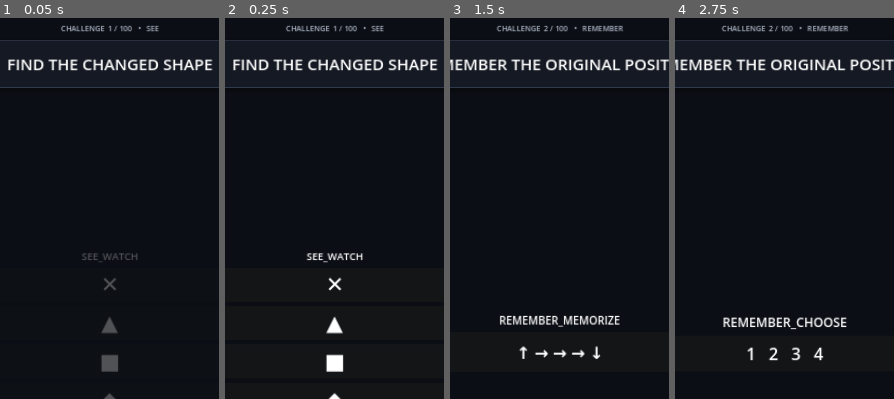
Above: before the commit, frames 1-4 (left to right).
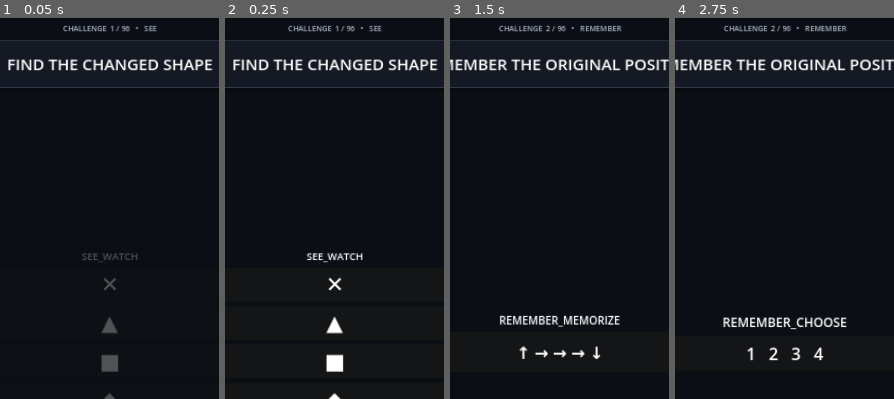
Above: after the commit, the same moments.

Repository: lukeniukrostyslav/rulebreak8
Game: Godot game, scene res://main.tscn
Two runs of this game, one before a commit and one after it. Both use one fixed random seed, a clock stepped at 60 frames per second and the inputs below.
Inputs:
- Up to frame 1 (0.05 s): no input
- Up to frame 2 (0.25 s): no input
- Up to frame 3 (1.5 s): click "A" at 0.5 s; tap Enter at 1.25 s
- Up to frame 4 (2.75 s): tap Space at 2 s
The pictures show only the part of the screen within x 24-74%, y 4-54%; the shares and areas given below are measured in that part.

The runs differ from the first frame. In frame 1, 0.4% of the frame differs, in the area x 27-73%, y 2-4%; in frame 2, 0.4%; in frame 3, 0.6%, in the area x 21-79%, y 2-4%; in frame 4, 0.6%.

Commit message:
fix: align TRICK catalog answers with documented rules

Diff:
--- a/scripts/core/challenge_manager.gd
+++ b/scripts/core/challenge_manager.gd
@@ -1,4 +1,3 @@
-class_name ChallengeManager
 extends RefCounted
 
 var index: int = 0
@@ -17,11 +16,7 @@
     {"id":"speed_change","rule_key":"RULE_SPEED","choices":["A","B","C","D"],"correct":2,"kind_key":"KIND_SEE"},
     {"id":"order_memory","rule_key":"RULE_ORDER","choices":["1-2-3","2-1-3","3-2-1","1-3-2"],"correct":0,"kind_key":"KIND_REMEMBER"},
     {"id":"only_x","rule_key":"RULE_X","choices":["X","O","△","□"],"correct":0,"kind_key":"KIND_REACT"},
-    {"id":"no_repeat","rule_key":"RULE_NO_REPEAT","choices":["LEFT","RIGHT","UP","NONE"],"correct":1,"kind_key":"KIND_SWITCH"},
-    {"id":"dont_press","rule_key":"RULE_DONT_PRESS","choices":["PRESS_IT","WAIT","LEAVE","PRESS_TWICE"],"correct":1,"kind_key":"KIND_TRICK"},
-    {"id":"mirrored","rule_key":"RULE_MIRROR","choices":["A","B","C","D"],"correct":3,"kind_key":"KIND_SEE"},
-    {"id":"vanishing_rule","rule_key":"RULE_VANISH","choices":["TAP_A","TAP_B","TAP_C","TAP_D"],"correct":2,"kind_key":"KIND_REMEMBER"},
-    {"id":"instruction_change","rule_key":"RULE_INSTRUCTION","choices":["FOLLOW_NEW","FOLLOW_OLD","IGNORE_BOTH","TAP_ALL"],"correct":0,"kind_key":"KIND_SWITCH"},
+    {"id":"dont_press","rule_key":"RULE_DONT_PRESS","choices":["PRESS","WAIT","IGNORE","TAP"],"correct":1,"kind_key":"KIND_TRICK"},
     {"id":"obvious_wrong","rule_key":"RULE_OBVIOUS","choices":["OBVIOUS","SECOND","THIRD","FOURTH"],"correct":1,"kind_key":"KIND_TRICK"},
     {"id":"mixed","rule_key":"RULE_MIX","choices":["FIRST","SECOND","THIRD","FOURTH"],"correct":2,"kind_key":"KIND_MIX"}
 ]
@@ -94,7 +89,7 @@
         ["SWITCH", "switch_final", "Apply the final rule.", 2],
         ["TRICK", "trick_smallest", "The largest option is wrong; choose the smallest.", 0],
         ["TRICK", "trick_second", "The obvious first answer is wrong.", 1],
-        ["TRICK", "trick_hidden", "The hidden exception is correct.", 1],
+        ["TRICK", "trick_hidden", "The hidden exception is correct.", 2],
         ["TRICK", "trick_word", "Trust the word, not its color.", 0],
         ["TRICK", "trick_color", "Trust the color, not the word.", 1],
         ["TRICK", "trick_reverse", "Choose the opposite of the obvious answer.", 1],
@@ -118,67 +113,77 @@
         var challenge_id: String = str(spec[1])
         var description: String = str(spec[2])
         var correct: int = int(spec[3])
-        challenges.append({
-            "id": challenge_id,
-            "rule_key": "RULE_" + challenge_id.to_upper(),
-            "description": description,
-            "choices": _build_extended_choices(family, challenge_id, correct),
-            "correct": correct,
-            "kind_key": "KIND_" + family,
-        })
-
-func _build_extended_choices(family: String, challenge_id: String, correct: int) -> Array:
+        var kind_key: String = "KIND_" + family
+        var choices: Array = _extended_choices(challenge_id, correct)
+        challenges.append({"id":challenge_id,"rule_key":"RULE_" + challenge_id.to_upper(),"description":description,"choices":choices,"correct":correct,"kind_key":kind_key})
+
+func _extended_choices(challenge_id: String, correct: int) -> Array:
     match challenge_id:
-        "remember_colors": return _place_correct(["BLUE-RED-YELLOW", "RED-BLUE-GREEN", "GREEN-RED-BLUE", "YELLOW-GREEN-RED"], correct, "RED-BLUE-GREEN")
-        "remember_shapes": return _place_correct(["■-●-◆", "●-▲-■", "◆-■-●", "▲-■-●"], correct, "●-▲-■")
-        "remember_numbers": return _place_correct(["7-2-9", "9-7-2", "2-9-7", "7-9-2"], correct, "7-2-9")
-        "remember_corners": return _place_correct(["TL-BR-TR", "TR-BL-BR", "BR-TL-BL", "BL-TR-TL"], correct, "TL-BR-TR")
-        "remember_direction": return _place_correct(["UP-RIGHT-DOWN", "LEFT-UP-RIGHT", "DOWN-LEFT-UP", "RIGHT-DOWN-LEFT"], correct, "UP-RIGHT-DOWN")
-        "remember_pairs": return _place_correct(["A1-B2-C3", "C1-A2-B3", "B1-C2-A3", "A3-B1-C2"], correct, "A1-B2-C3")
-        "remember_lights": return _place_correct(["1-2-3", "3-1-2", "2-3-1", "1-3-2"], correct, "1-2-3")
-        "remember_symbols": return _place_correct(["★-◆-✦", "◆-✦-★", "✦-★-◆", "★-✦-◆"], correct, "★-◆-✦")
-        "remember_path": return _place_correct(["A-C-B-D", "A-B-C-D", "D-B-C-A", "B-A-D-C"], correct, "A-C-B-D")
-        "remember_slots": return _place_correct(["1-3-4", "1-2-4", "2-3-4", "1-2-3"], correct, "1-3-4")
-        "remember_tones": return _place_correct(["LOW-HIGH-LOW", "HIGH-LOW-HIGH", "LOW-LOW-HIGH", "HIGH-HIGH-LOW"], correct, "LOW-HIGH-LOW")
-        "remember_letters": return _place_correct(["A-D-B", "B-A-D", "D-B-A", "A-B-D"], correct, "A-D-B")
-        "remember_icons": return _place_correct(["★-◆-●", "●-★-◆", "◆-●-★", "★-●-◆"], correct, "★-◆-●")
-        "remember_positions_2": return _place_correct(["TOP-RIGHT-BOTTOM-LEFT", "LEFT-TOP-RIGHT-BOTTOM", "BOTTOM-LEFT-TOP-RIGHT", "RIGHT-BOTTOM-LEFT-TOP"], correct, "TOP-RIGHT-BOTTOM-LEFT")
-        "remember_order_2": return _place_correct(["1-3-2-4", "1-2-3-4", "4-2-3-1", "2-1-4-3"], correct, "1-3-2-4")
-        "react_circle": return ["●", "▲", "■", "◆"]
-        "react_triangle": return ["●", "▲", "■", "◆"]
-        "react_star": return ["●", "▲", "★", "◆"]
-        "react_red": return ["RED", "BLUE", "GREEN", "YELLOW"]
-        "react_blue": return ["RED", "BLUE", "GREEN", "YELLOW"]
-        "react_yellow": return ["RED", "BLUE", "GREEN", "YELLOW"]
-        "react_even", "react_third", "react_fourth", "react_signal_two", "react_final": return ["FIRST", "SECOND", "THIRD", "FOURTH"]
-        "react_after_change": return ["BEFORE", "AFTER", "DURING", "NEVER"]
-        "react_late": return ["EARLY", "LATE", "NOW", "NEVER"]
-        "react_green_twice": return ["FIRST", "SECOND", "THIRD", "FOURTH"]
-        "react_x_only": return ["X", "O", "△", "□"]
-        "switch_color": return ["BLUE", "RED", "GREEN", "YELLOW"]
-        "switch_direction", "switch_direction_two": return ["UP", "RIGHT", "DOWN", "LEFT"]
-        "switch_after_two", "switch_after_three", "switch_second_rule": return ["FIRST", "SECOND", "THIRD", "FOURTH"]
-        "switch_after_signal", "switch_instruction", "switch_final": return ["OLD_RULE", "NEW_RULE", "IGNORE", "WAIT"]
-        "switch_reverse": return ["FORWARD", "REVERSE", "SAME", "NONE"]
-        "switch_number": return ["1", "2", "3", "4"]
-        "switch_shape": return ["●", "▲", "■", "◆"]
-        "switch_timing": return ["FAST", "SLOW", "NOW", "WAIT"]
-        "switch_action": return ["TAP", "HOLD", "SWIPE", "WAIT"]
-        "switch_target": return ["SHAPE", "COLOR", "NUMBER", "DIRECTION"]
-        "trick_smallest": return ["SMALLEST", "LARGEST", "MIDDLE", "NONE"]
-        "trick_second", "trick_obvious_two": return ["FIRST", "SECOND", "THIRD", "FOURTH"]
-        "trick_hidden", "trick_exception": return ["OBVIOUS", "DECOY", "EXCEPTION", "NONE"]
-        "trick_word": return ["WORD", "COLOR", "BOTH", "NONE"]
-        "trick_color": return ["WORD", "COLOR", "BOTH", "NONE"]
-        "trick_reverse": return ["OBVIOUS", "OPPOSITE", "BOTH", "NONE"]
-        "trick_forbidden": return ["FORBIDDEN", "SAFE", "WAIT", "NONE"]
-        "trick_slowest": return ["FASTEST", "MIDDLE", "SLOWEST", "NONE"]
-        "trick_not_largest": return ["SMALLEST", "LARGEST", "MIDDLE", "NONE"]
-        "trick_decoy": return ["DECOY", "TARGET", "BOTH", "NONE"]
-        "trick_mislead": return ["FOLLOW", "IGNORE", "REVERSE", "WAIT"]
-        "trick_wrong_label": return ["LABEL", "RULE", "BOTH", "NEITHER"]
-        "trick_contradiction": return ["OLD", "LATEST", "BOTH", "NONE"]
-        _: return ["FIRST", "SECOND", "THIRD", "FOURTH"]
+        "see_shape_shift": return _place_correct(["●","▲","■","◆"], correct, "◀")
+        "see_missing_edge": return _place_correct(["●","▲","■","◆"], correct, "◢")
+        "see_rotation": return _place_correct(["●","▲","■","◆"], correct, "◐")
+        "see_size_change": return _place_correct(["SMALL","SMALL","SMALL","SMALL"], correct, "LARGE")
+        "see_pattern_break": return _place_correct(["●","▲","■","●"], correct, "✦")
+        "see_odd_symbol": return _place_correct(["●","▲","■","◆"], correct, "★")
+        "see_position_shift": return _place_correct(["TOP","RIGHT","BOTTOM","LEFT"], correct, "CENTER")
+        "see_filled_shape": return _place_correct(["○","□","△","◇"], correct, "◆")
+        "see_outline_break": return _place_correct(["●","■","◆","▲"], correct, "□")
+        "see_angle_change": return _place_correct(["UP","RIGHT","DOWN","LEFT"], correct, "DIAGONAL")
+        "see_duplicate": return _place_correct(["A","B","C","D"], correct, "A A")
+        "see_color_change": return _place_correct(["RED","BLUE","GREEN","YELLOW"], correct, "PURPLE")
+        "see_spacing": return _place_correct(["A A","B B","C C","D D"], correct, "A    A")
+        "see_direction": return _place_correct(["UP","RIGHT","DOWN","LEFT"], correct, "WRONG")
+        "see_symmetry": return _place_correct(["SYMMETRIC","SYMMETRIC","SYMMETRIC","BROKEN"], correct, "BROKEN")
+        "remember_colors": return _place_correct(["RED-BLUE-GREEN","BLUE-GREEN-RED","GREEN-RED-BLUE","RED-GREEN-BLUE"], correct, "RED-BLUE-GREEN")
+        "remember_shapes": return _place_correct(["●-▲-■","▲-■-●","■-●-▲","●-■-▲"], correct, "●-▲-■")
+        "remember_numbers": return _place_correct(["7-2-9","9-7-2","2-9-7","7-9-2"], correct, "7-2-9")
+        "remember_corners": return _place_correct(["TL-BR-TR","TR-BL-BR","BR-TL-BL","TL-TR-BL"], correct, "TL-BR-TR")
+        "remember_direction": return _place_correct(["UP-RIGHT-DOWN","RIGHT-DOWN-LEFT","DOWN-LEFT-UP","LEFT-UP-RIGHT"], correct, "UP-RIGHT-DOWN")
+        "remember_pairs": return _place_correct(["A1-B2-C3","C3-A1-B2","B2-C3-A1","A1-C3-B2"], correct, "A1-B2-C3")
+        "remember_lights": return _place_correct(["1-2-3","3-1-2","2-3-1","1-3-2"], correct, "1-2-3")
+        "remember_symbols": return _place_correct(["★-◆-✦","✦-★-◆","◆-✦-★","★-✦-◆"], correct, "★-◆-✦")
+        "remember_path": return _place_correct(["A-C-B-D","A-B-C-D","D-B-C-A","B-A-D-C"], correct, "A-C-B-D")
+        "remember_slots": return _place_correct(["1-3-4","1-2-4","2-3-4","1-2-3"], correct, "1-3-4")
+        "remember_tones": return _place_correct(["LOW-HIGH-LOW","HIGH-LOW-HIGH","LOW-LOW-HIGH","HIGH-HIGH-LOW"], correct, "LOW-HIGH-LOW")
+        "remember_letters": return _place_correct(["A-D-B","B-A-D","D-B-A","A-B-D"], correct, "A-D-B")
+        "remember_icons": return _place_correct(["★-◆-●","●-★-◆","◆-●-★","★-●-◆"], correct, "★-◆-●")
+        "remember_positions_2": return _place_correct(["TOP-RIGHT-BOTTOM-LEFT","LEFT-TOP-RIGHT-BOTTOM","BOTTOM-LEFT-TOP-RIGHT","RIGHT-BOTTOM-LEFT-TOP"], correct, "TOP-RIGHT-BOTTOM-LEFT")
+        "remember_order_2": return _place_correct(["1-3-2-4","1-2-3-4","4-2-3-1","2-1-4-3"], correct, "1-3-2-4")
+        "react_circle": return ["●","▲","■","◆"]
+        "react_triangle": return ["●","▲","■","◆"]
+        "react_star": return ["●","▲","★","◆"]
+        "react_red": return ["RED","BLUE","GREEN","YELLOW"]
+        "react_blue": return ["RED","BLUE","GREEN","YELLOW"]
+        "react_yellow": return ["RED","BLUE","GREEN","YELLOW"]
+        "react_even", "react_third", "react_fourth", "react_signal_two", "react_final": return ["FIRST","SECOND","THIRD","FOURTH"]
+        "react_after_change": return ["BEFORE","AFTER","DURING","NEVER"]
+        "react_late": return ["EARLY","LATE","NOW","NEVER"]
+        "react_green_twice": return ["FIRST","SECOND","THIRD","FOURTH"]
+        "react_x_only": return ["X","O","△","□"]
+        "switch_color": return ["BLUE","RED","GREEN","YELLOW"]
+        "switch_direction", "switch_direction_two": return ["UP","RIGHT","DOWN","LEFT"]
+        "switch_after_two", "switch_after_three", "switch_second_rule": return ["FIRST","SECOND","THIRD","FOURTH"]
+        "switch_after_signal", "switch_instruction", "switch_final": return ["OLD_RULE","NEW_RULE","IGNORE","WAIT"]
+        "switch_reverse": return ["FORWARD","REVERSE","SAME","NONE"]
+        "switch_number": return ["1","2","3","4"]
+        "switch_shape": return ["●","▲","■","◆"]
+        "switch_timing": return ["FAST","SLOW","NOW","WAIT"]
+        "switch_action": return ["TAP","HOLD","SWIPE","WAIT"]
+        "switch_target": return ["SHAPE","COLOR","NUMBER","DIRECTION"]
+        "trick_smallest": return ["SMALLEST","LARGEST","MIDDLE","NONE"]
+        "trick_second", "trick_obvious_two": return ["FIRST","SECOND","THIRD","FOURTH"]
+        "trick_hidden", "trick_exception": return ["OBVIOUS","DECOY","EXCEPTION","NONE"]
+        "trick_word": return ["WORD","COLOR","BOTH","NONE"]
+        "trick_color": return ["WORD","COLOR","BOTH","NONE"]
+        "trick_reverse": return ["OBVIOUS","OPPOSITE","BOTH","NONE"]
+        "trick_forbidden": return ["FORBIDDEN","SAFE","WAIT","NONE"]
+        "trick_slowest": return ["FASTEST","MIDDLE","SLOWEST","NONE"]
+        "trick_not_largest": return ["SMALLEST","LARGEST","MIDDLE","NONE"]
+        "trick_decoy": return ["DECOY","TARGET","BOTH","NONE"]
+        "trick_mislead": return ["FOLLOW","IGNORE","REVERSE","WAIT"]
+        "trick_wrong_label": return ["LABEL","RULE","BOTH","NEITHER"]
+        "trick_contradiction": return ["OLD","LATEST","BOTH","NONE"]
+        _: return ["FIRST","SECOND","THIRD","FOURTH"]
 
 func _place_correct(choices: Array, correct: int, value: String) -> Array:
     var result: Array = choices.duplicate()
@@ -193,33 +198,17 @@
         result[existing_index] = original
     return result
 
+func current() -> Dictionary:
+    return challenges[index]
+
+func check(choice: int) -> bool:
+    return choice == int(challenges[index].get("correct", -1))
+
+func next() -> void:
+    index = (index + 1) % challenges.size()
+
 func _normalize_index() -> void:
     if challenges.is_empty():
         index = 0
-        return
-    index = clamp(index, 0, challenges.size() - 1)
-
-func current() -> Dictionary:
-    _normalize_index()
-    return challenges[index]
-
-func check(choice_index: int) -> bool:
-    _normalize_index()
-    return choice_index == int(challenges[index].get("correct", -1))
-
-func next() -> Dictionary:
-    if challenges.is_empty():
-        index = 0
-        return {}
-    index = (index + 1) % challenges.size()
-    return challenges[index]
-
-func previous() -> Dictionary:
-    if challenges.is_empty():
-        index = 0
-        return {}
-    index = (index - 1 + challenges.size()) % challenges.size()
-    return challenges[index]
-
-func reset() -> void:
-    index = 0
+    else:
+        index = clamp(index, 0, challenges.size() - 1)
